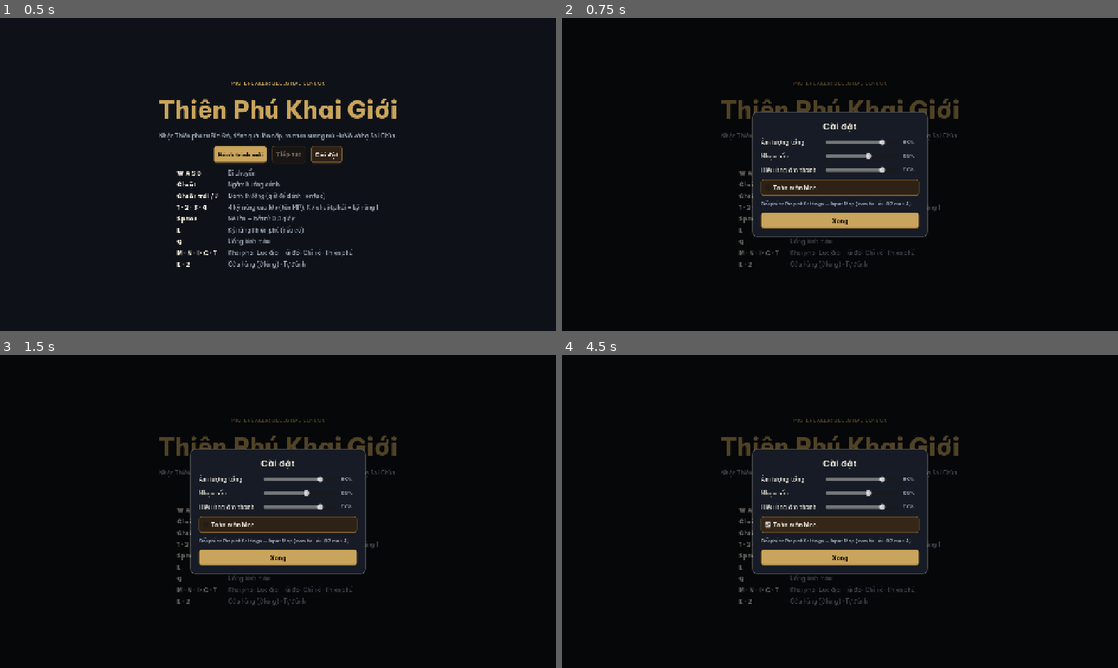
Above: before the commit, frames 1-4 (two rows, left to right).
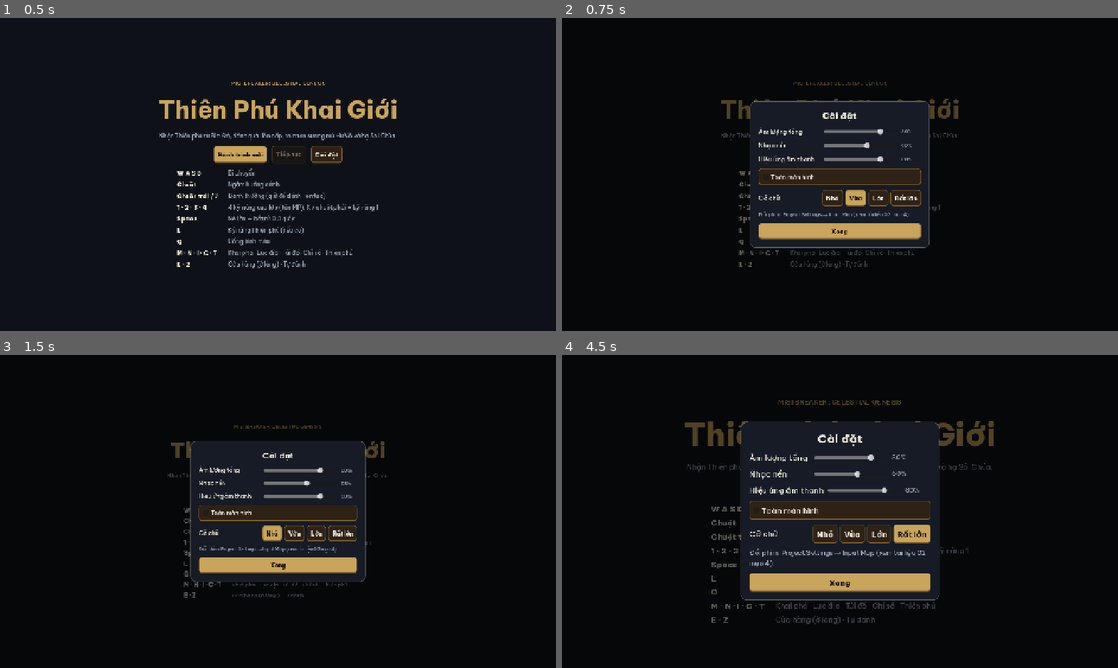
Above: after the commit, the same moments.

Repository: VinhNV8/Mistbreaker-Celestial-Genesis
Game: Godot game, scene res://scenes/main.tscn
Two runs of this game, one before a commit and one after it. Both use one fixed random seed, a clock stepped at 60 frames per second and the inputs below.
Inputs (mouse positions are in pixels of both pictures, inside the frame that each line leads up to):
- Up to frame 1 (0.5 s): no input
- Up to frame 2 (0.75 s): click "Cài đặt" at 0.5 s
- Up to frame 3 (1.5 s): click (272, 536) at 1.25 s, where only the run after the commit has a clickable "Nhỏ"
- Up to frame 4 (4.5 s): click (856, 533) at 2 s, where only the run after the commit has a clickable "Vừa"; click (878, 536) at 2.75 s, where only the run after the commit has a clickable "Lớn"; click (906, 533) at 3.5 s, where only the run after the commit has a clickable "Rất lớn"; click "Hành trình mới" at 4.25 s

Frame 1 is identical in both runs. In frame 2, 6.9% of the frame differs, in the area x 33-67%, y 26-74%; in frame 3, 7.0%; in frame 4, 15%, in the area x 22-78%, y 14-86%.

Commit message:
M5-05 (KT-07): cài đặt cỡ chữ 4 mức (Nhỏ/Vừa/Lớn/Rất lớn) — lưu settings.cfg, áp ngay bằng UiTheme.set_font_scale và khi mở game; test M5-T7 (90/90 trên worktree sạch); docs 03/04
Co-Authored-By: Claude Opus 5.5 <noreply@anthropic.com>

Diff:
--- a/godot/scripts/core/settings.gd
+++ b/godot/scripts/core/settings.gd
@@ -2,7 +2,9 @@
 ## C1-42 (KT-07): cài đặt người chơi — lưu user://settings.cfg (tách khỏi save game).
 
 const PATH := "user://settings.cfg"
-const DEFAULTS := {"master": 0.8, "music": 0.6, "sfx": 0.8, "fullscreen": false}
+const DEFAULTS := {"master": 0.8, "music": 0.6, "sfx": 0.8, "fullscreen": false, "font_scale": 1.0}
+## M5-05 (KT-07): các mức cỡ chữ trong Cài đặt. Theme dựng lại ở main.gd (UiTheme.set_font_scale).
+const FONT_SCALES := [[0.9, "Nhỏ"], [1.0, "Vừa"], [1.15, "Lớn"], [1.3, "Rất lớn"]]
 
 static var values := DEFAULTS.duplicate()
 static var _loaded := false
--- a/godot/scripts/main.gd
+++ b/godot/scripts/main.gd
@@ -24,6 +24,7 @@
 const GiftCode = preload("res://scripts/core/gift_code.gd")
 const ShopPanel = preload("res://scripts/ui/shop_panel.gd")
 const PauseMenu = preload("res://scripts/ui/pause_menu.gd")
+const Settings = preload("res://scripts/core/settings.gd")
 const AudioManager = preload("res://scripts/audio/audio_manager.gd")
 
 ## Phím mặc định. Nếu đã khai báo action cùng tên trong Project Settings > Input Map thì dùng bản đó.
@@ -127,7 +128,9 @@
 	ui_layer.layer = 2
 	add_child(ui_layer)
 	_ui = Control.new()
-	_ui.theme = UiTheme.get_theme()
+	# M5-05: cỡ chữ người chơi chọn (settings.cfg) áp ngay từ đầu.
+	Settings.load_settings()
+	_ui.theme = UiTheme.set_font_scale(float(Settings.values.get("font_scale", 1.0)))
 	_ui.set_anchors_and_offsets_preset(Control.PRESET_FULL_RECT)
 	_ui.mouse_filter = Control.MOUSE_FILTER_IGNORE
 	ui_layer.add_child(_ui)
@@ -730,6 +733,7 @@
 	_pause = PauseMenu.new()
 	_pause.settings_only = settings_only
 	_pause.resume.connect(_close_pause)
+	_pause.font_scale_changed.connect(func(k: float): _ui.theme = UiTheme.set_font_scale(k))
 	_pause.quit_to_title.connect(func():
 		_close_pause()
 		_go_title())
--- a/godot/scripts/ui/pause_menu.gd
+++ b/godot/scripts/ui/pause_menu.gd
@@ -1,11 +1,13 @@
 extends ColorRect
-## C1-42 (KT-07): menu tạm dừng (Esc) — Tiếp tục · Cài đặt · Về màn hình chính. Cài đặt: âm lượng, toàn màn hình.
+## C1-42 (KT-07): menu tạm dừng (Esc) — Tiếp tục · Cài đặt · Về màn hình chính. Cài đặt: âm lượng, toàn màn hình, cỡ chữ (M5-05).
 
 const UiTheme = preload("res://scripts/ui/ui_theme.gd")
 const Settings = preload("res://scripts/core/settings.gd")
 
 signal resume
 signal quit_to_title
+## M5-05: người chơi đổi cỡ chữ — main.gd dựng lại theme.
+signal font_scale_changed(k: float)
 
 var _box: VBoxContainer
 var settings_only := false
@@ -80,6 +82,21 @@
 	fs.button_pressed = bool(Settings.values.fullscreen)
 	fs.toggled.connect(func(on): Settings.set_value("fullscreen", on))
 	_box.add_child(fs)
+	var frow := UiTheme.hbox(6)
+	var fl := UiTheme.label("Cỡ chữ")
+	fl.custom_minimum_size.x = 150
+	frow.add_child(fl)
+	var cur := float(Settings.values.get("font_scale", 1.0))
+	for opt in Settings.FONT_SCALES:
+		var b := UiTheme.button(str(opt[1]), is_equal_approx(float(opt[0]), cur))
+		b.name = "Font_%d" % roundi(float(opt[0]) * 100.0)
+		var k: float = opt[0]
+		b.pressed.connect(func():
+			Settings.set_value("font_scale", k)
+			font_scale_changed.emit(k)
+			show_settings())
+		frow.add_child(b)
+	_box.add_child(frow)
 	_box.add_child(UiTheme.label("Đổi phím: Project Settings → Input Map (xem tài liệu 02 mục 4).", "Small", 380))
 	var back := UiTheme.button("Xong", true)
 	back.pressed.connect(func():
--- a/godot/tests/run_tests.gd
+++ b/godot/tests/run_tests.gd
@@ -127,6 +127,7 @@
 	_run("M5-T4 lính khiên quay chậm 120°/giây: chạy vòng đánh được vào hông", _test_m5_shield_turn)
 	_run("M5-T5 nhịp EXP: số quái tới cấp 10/20, tỉ lệ nguồn EXP theo kịch bản", _test_m5_exp_budget)
 	_run("M5-T6 bản đồ nhỏ: ảnh sương theo map, đổi cỡ, cập nhật khi khám phá", _test_m5_minimap)
+	_run("M5-T7 cỡ chữ: lưu trong cài đặt, dựng lại theme theo hệ số", _test_m5_font_scale)
 	_run("PACE-T1 nhịp lên cấp 1 → 20 chỉ bằng đánh quái (bot cày, đo phút)", _test_pace_mobs)
 	for c in Classes.ORDER:
 		_run("PACE-T2 %s cấp 10 → 20 vùng 2" % c, _test_pace_r2.bind(c))
@@ -2611,3 +2612,15 @@
 	mm.toggle_size()
 	_check(is_equal_approx(mm.size.x, Minimap.LARGE_W), "phím V: cỡ lớn")
 	mm.free()
+
+
+func _test_m5_font_scale() -> void:
+	var UiTheme = load("res://scripts/ui/ui_theme.gd")
+	var Settings = load("res://scripts/core/settings.gd")
+	_check(Settings.DEFAULTS.has("font_scale") and is_equal_approx(float(Settings.DEFAULTS.font_scale), 1.0), "mặc định cỡ chữ 1,0")
+	var base: int = UiTheme.set_font_scale(1.0).default_font_size
+	var big: int = UiTheme.set_font_scale(1.3).default_font_size
+	_check(big == roundi(base * 1.3), "Rất lớn: cỡ chữ ×1,3 (%d → %d)" % [base, big])
+	_check(UiTheme.fs(20) == 26, "fs() nhân hệ số cho chỗ tự đặt cỡ chữ")
+	UiTheme.set_font_scale(1.0)
+	_check(UiTheme.fs(20) == 20, "về Vừa")
Not shown, changed: docs/03-mvp-spec.md
